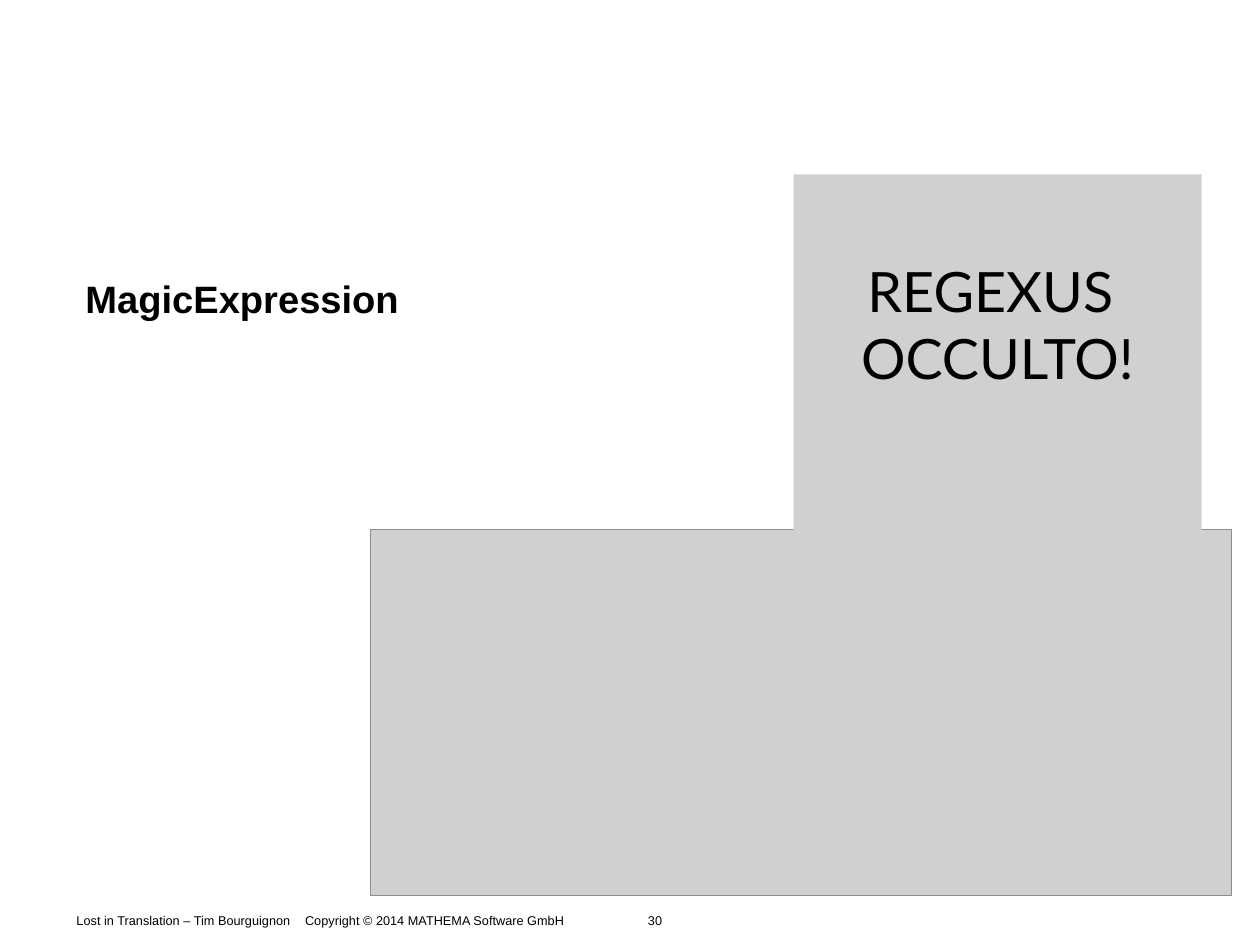
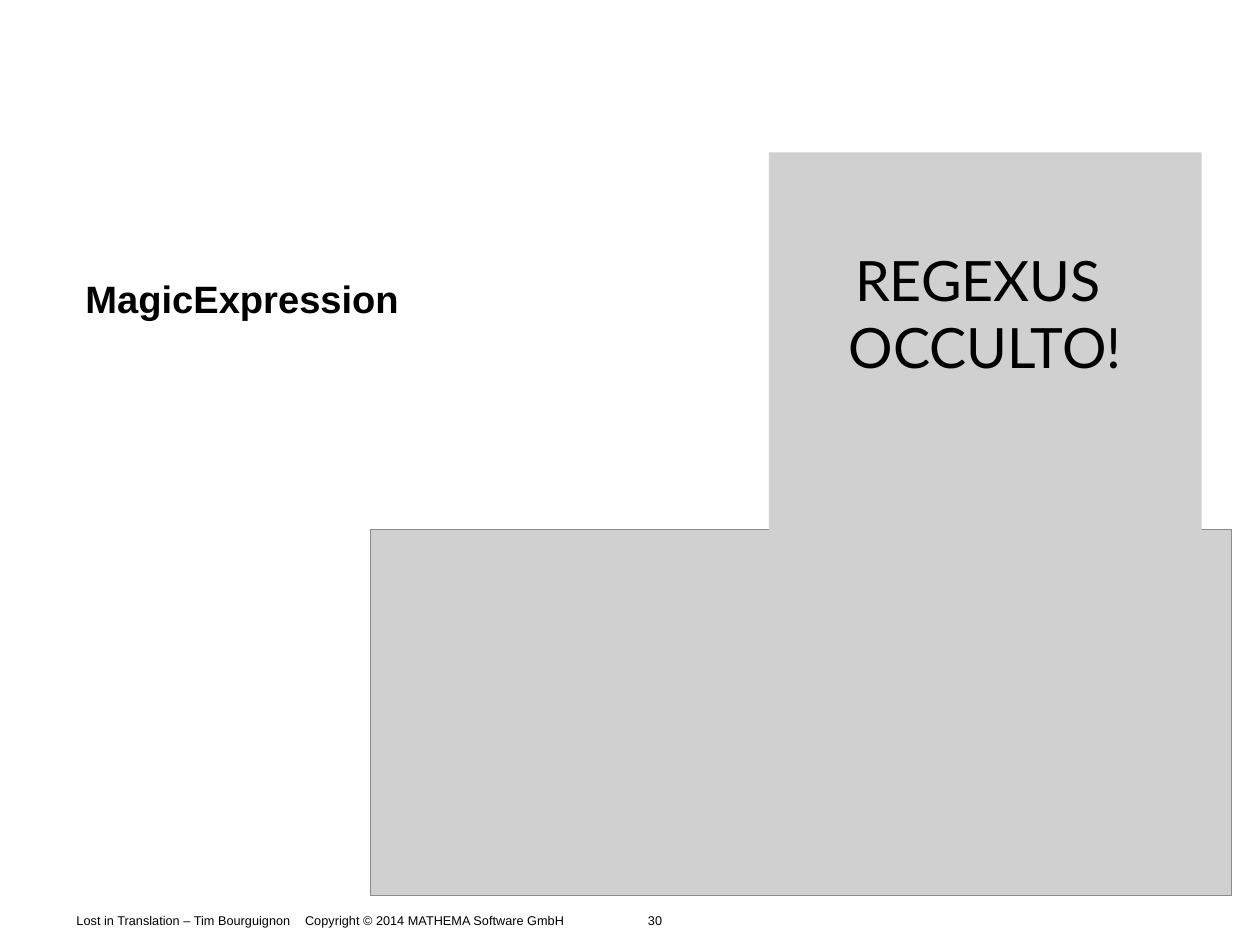
Before and after one commit to Timothep/Talk.LostInTranslation, a slide deck: slide 30 of LostInTranslation.odp. Drawn at 1260x945 pixels with LibreOffice and Linux fonts; fonts in the diff are those of the drawing; grey boxes stand for pictures; background and template pictures are left out. Boxes give left, top, right and bottom in pixels: in the first picture for what was removed or moved away, otherwise in the second. Text is boxed around its words. In the diff, an @@ line names an element or a change of style, - is before the commit and + after.

```diff
--- a/LostInTranslation.odp
+++ b/LostInTranslation.odp
@@ picture "REGEXUS": place and size @@
-picture "REGEXUS" at (794,175,1202,541)
+picture "REGEXUS" at (769,152,1203,540)
```
Also in this commit, not shown: 6 other slides changed.
